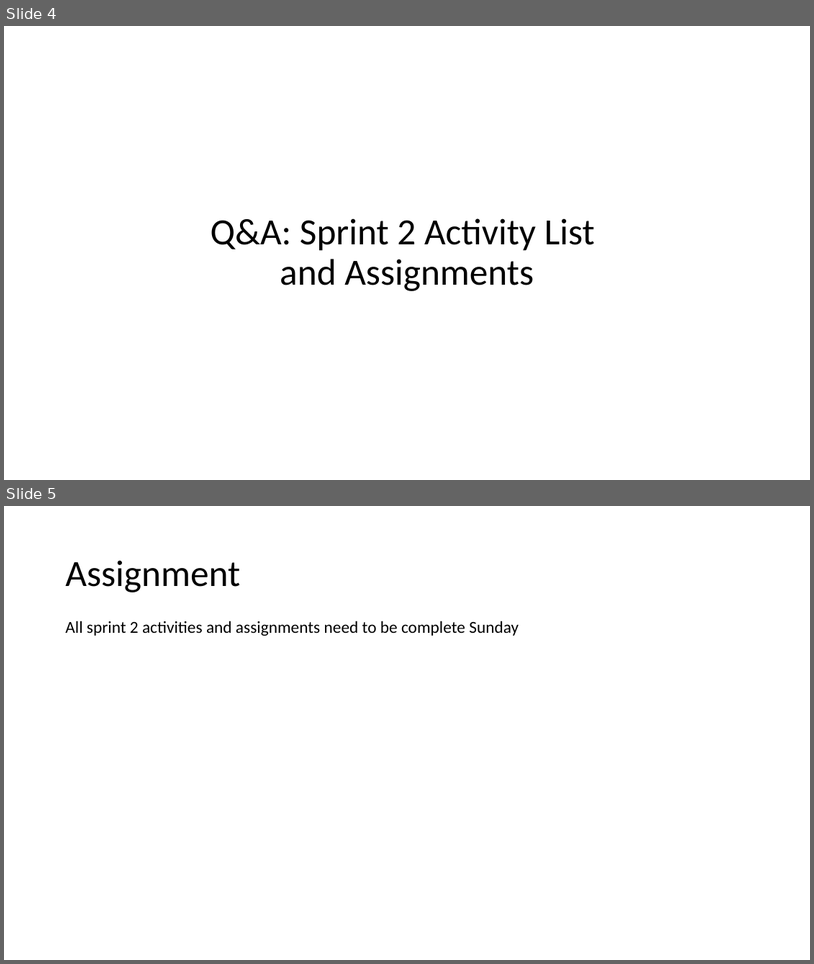
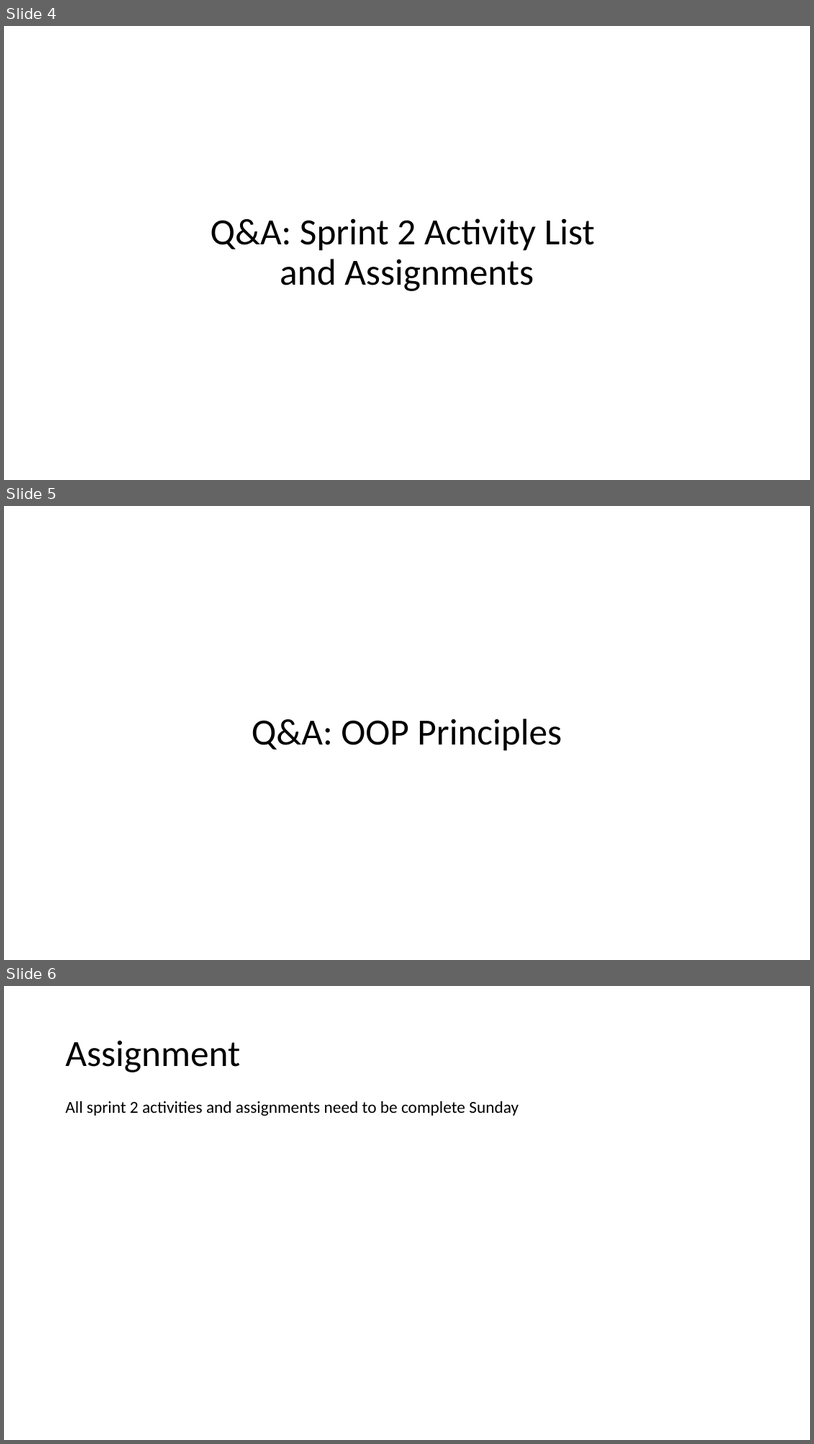
Before and after one commit to EricJPogue/CPSC-24500, a slide deck: lecture-slides/2019-09-20-oop.pptx. Shown one above the other, each under a label of ours: slides 4 and 5 before the commit, slides 4, 5 and 6 after it. The pictures are 814x964 and 814x1444 pixels, drawn with LibreOffice and Linux fonts; fonts in the diff are those of the drawing. Boxes give left, top, right and bottom in pixels: in the first picture for what was removed or moved away, otherwise in the second. Text is boxed around its words. In the diff, an @@ line names an element or a change of style, - is before the commit and + after.

```diff
--- a/lecture-slides/2019-09-20-oop.pptx
+++ b/lecture-slides/2019-09-20-oop.pptx
@@ slide 5 added at <box>4,506,810,960</box>, background #FFFFFF @@
@@ title added at <box>252,718,562,751</box>, 44 pt, text #000000 @@
+Q&A: OOP Principles
@@ what was slide 5 is now slide 6 @@
```
Also in this commit, not shown: 2 slides changed, 1 other slide added.
